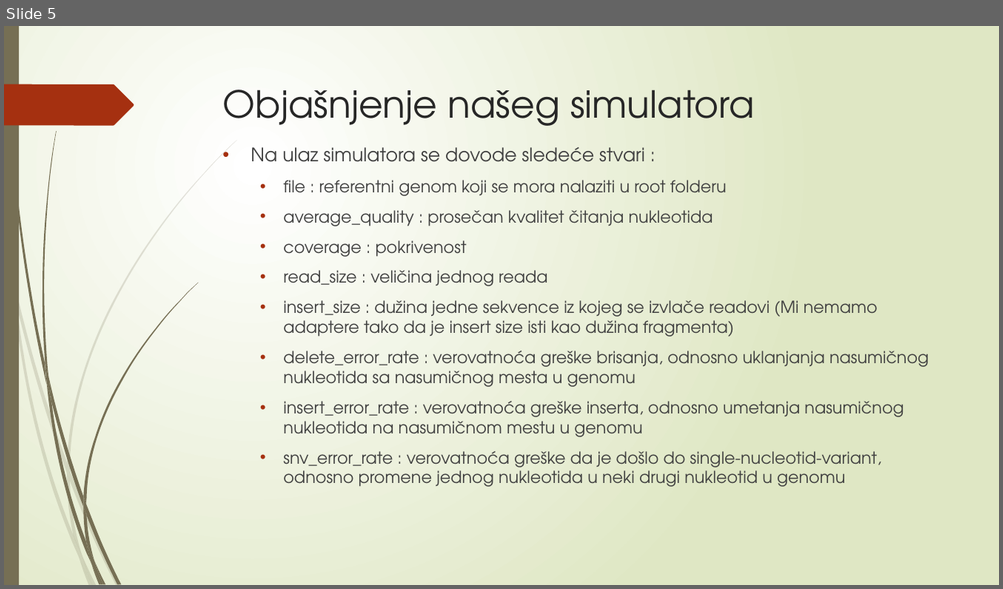
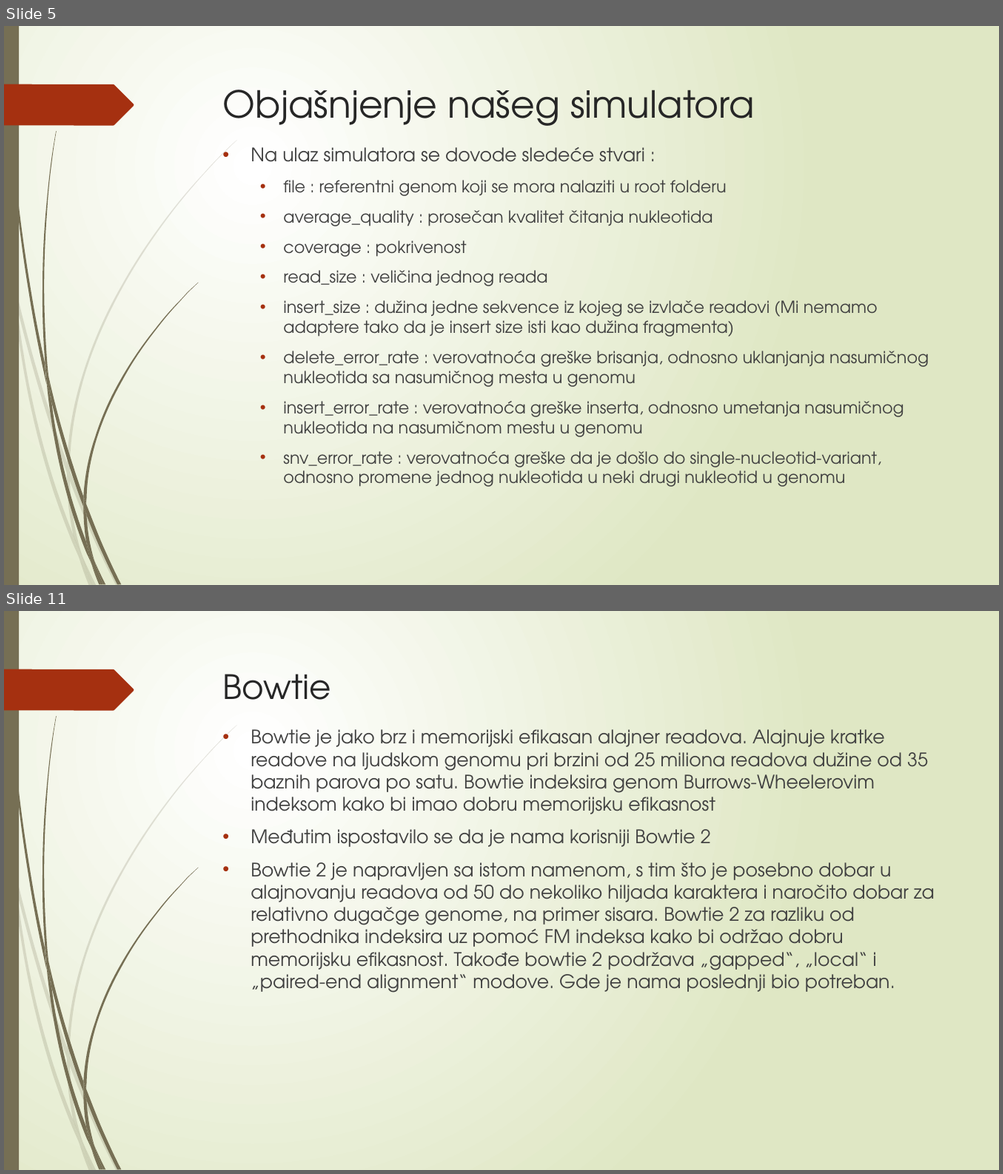
Before and after one commit to Fenrir996/IluminaPairEndReadSimulator, a slide deck: IluminaPairEndReadSimulator presentation.pptx. Shown one above the other, each under a label of ours: slide 5 before the commit, slides 5 and 11 after it; the slides between them are not shown. The pictures are 1003x589 and 1003x1174 pixels, drawn with LibreOffice and Linux fonts; fonts in the diff are those of the drawing. Boxes give left, top, right and bottom in pixels: in the first picture for what was removed or moved away, otherwise in the second. Text is boxed around its words. In the diff, an @@ line names an element or a change of style, - is before the commit and + after.

Commit message:
Presentation
Explained BWAMEM and bowtie

```diff
--- a/IluminaPairEndReadSimulator presentation.pptx
+++ b/IluminaPairEndReadSimulator presentation.pptx
@@ slide 11 added at <box>4,611,999,1170</box>, background gradient #FFFFFF to #DFE8C4; not listed: 24 template elements that a slide beside it also shows @@
@@ title added at <box>223,674,331,700</box>, 32.4 pt, text #262626 @@
+Bowtie
@@ text added at <box>250,729,934,993</box>, 18 pt, text #404040 @@
+• Bowtie je jako brz i memorijski efikasan alajner readova. Alajnuje kratke readove na ljudskom genomu pri brzini od 25 miliona readova dužine od 35 baznih parova po satu. Bowtie indeksira genom Burrows-Wheelerovim indeksom kako bi imao dobru memorijsku efikasnost
+• Međutim ispostavilo se da je nama korisniji Bowtie 2
+• Bowtie 2 je napravljen sa istom namenom, s tim što je posebno dobar u alajnovanju readova od 50 do nekoliko hiljada karaktera i naročito dobar za relativno dugačge genome, na primer sisara. Bowtie 2 za razliku od prethodnika indeksira uz pomoć FM indeksa kako bi održao dobru memorijsku efikasnost. Takođe bowtie 2 podržava „gapped“, „local“ i „paired-end alignment“ modove. Gde je nama poslednji bio potreban.
```
Also in this commit, not shown: 1 slide changed, 6 other slides added.
